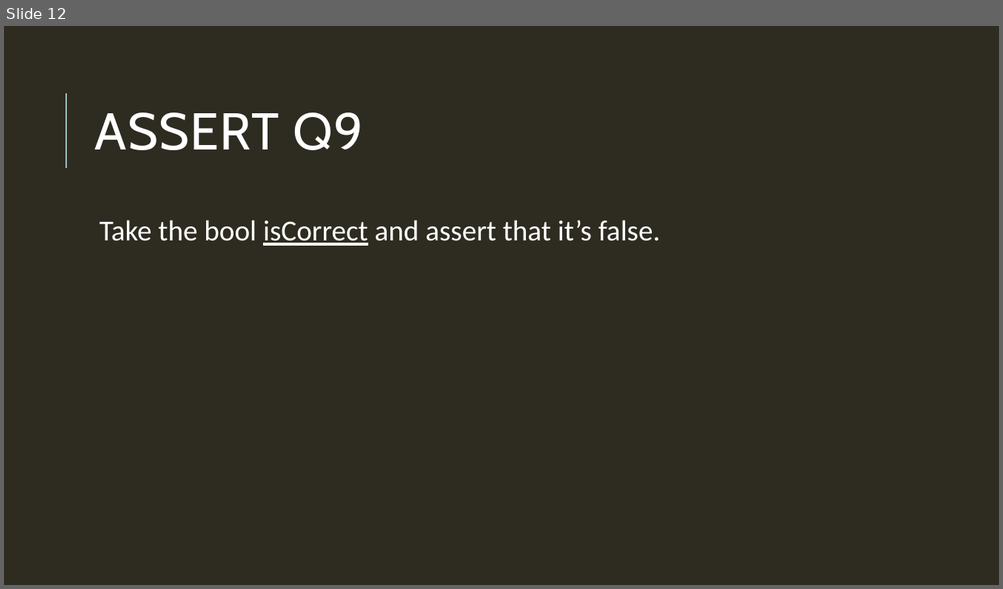
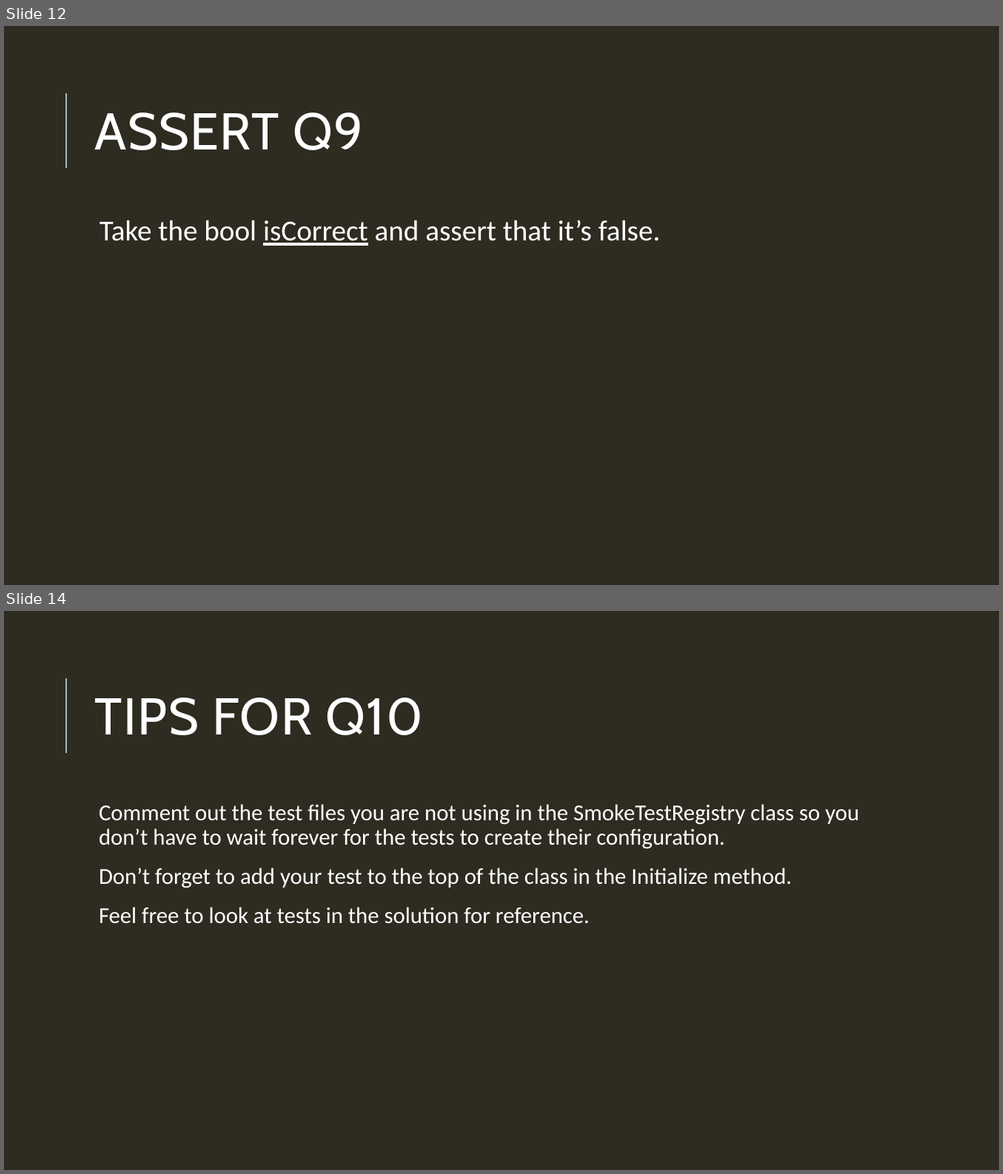
Before and after one commit to mchiricohyland/TEgit, a slide deck: It’s so easy, Tyler can do it.pptx. Shown one above the other, each under a label of ours: slide 12 before the commit, slides 12 and 14 after it; the slides between them are not shown. The pictures are 1003x589 and 1003x1174 pixels, drawn with LibreOffice and Linux fonts; fonts in the diff are those of the drawing. Boxes give left, top, right and bottom in pixels: in the first picture for what was removed or moved away, otherwise in the second. Text is boxed around its words. In the diff, an @@ line names an element or a change of style, - is before the commit and + after.

```diff
--- a/It’s so easy, Tyler can do it.pptx
+++ b/It’s so easy, Tyler can do it.pptx
@@ slide 14 added at [4, 611, 999, 1170], background #2E2B21; not listed: 1 template element that a slide beside it also shows @@
@@ title added at [95, 698, 423, 735], 50 pt, text #FFFFFF @@
+TIPS FOR Q10
@@ text added at [99, 804, 859, 924], 22 pt, text #FFFFFF @@
+  Comment out the test files you are not using in the SmokeTestRegistry class so you don’t have to wait forever for the tests to create their configuration.
+  Don’t forget to add your test to the top of the class in the Initialize method.
+  Feel free to look at tests in the solution for reference.
```
Also in this commit, not shown: 1 other slide added, 14 other files.
